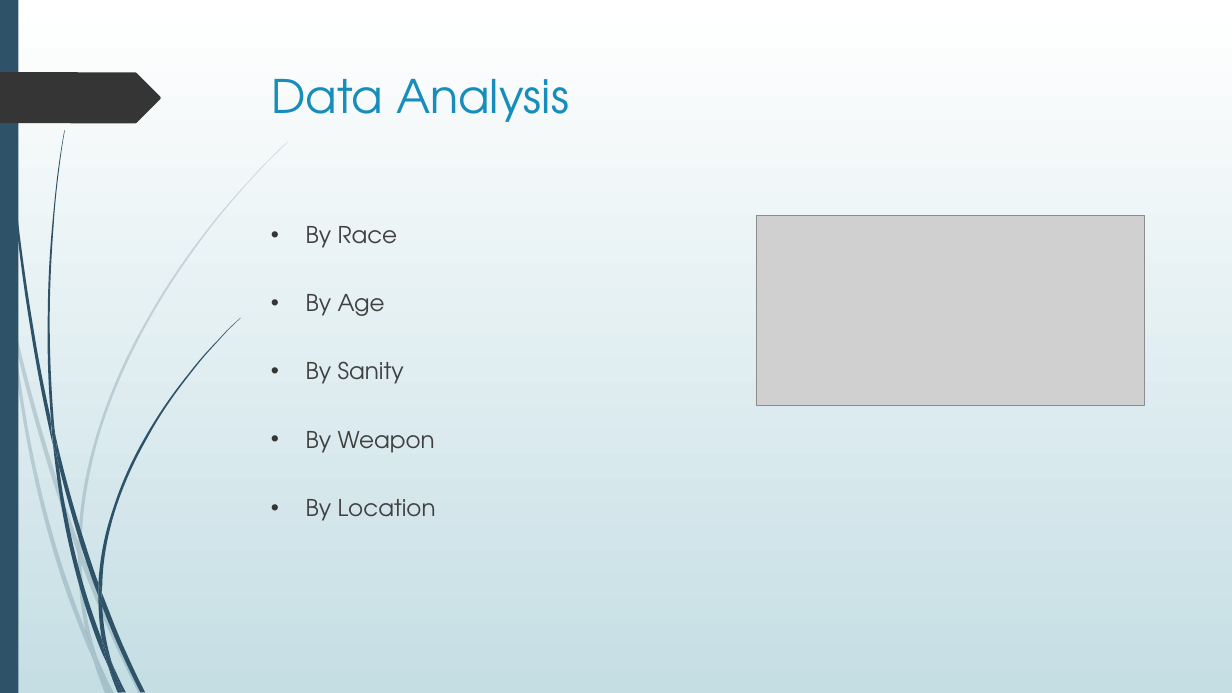
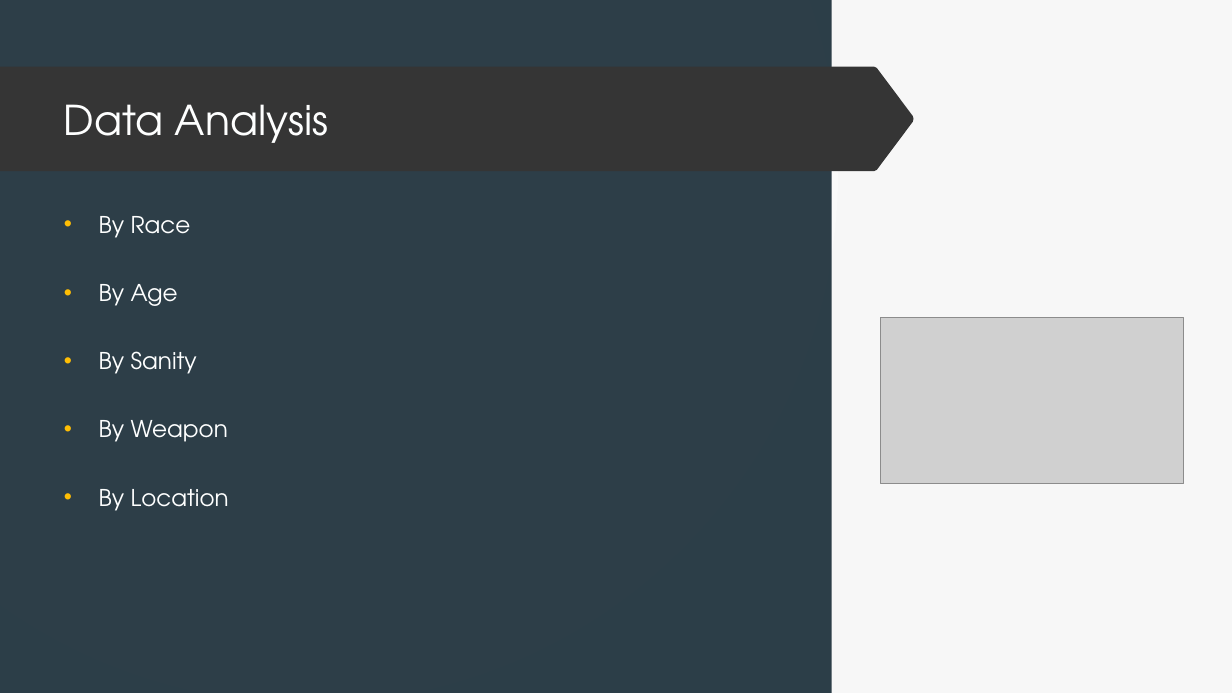
Before and after one commit to dr-natetorious/TIM-7101-Statistics, a slide deck: slide 9 of Section_3_Mgmt_Informed/Week8_Presentation/BachmeierNTIM7101-8.pptx. Drawn at 1232x693 pixels with LibreOffice and Linux fonts; fonts in the diff are those of the drawing; grey boxes stand for pictures. Boxes give left, top, right and bottom in pixels: in the first picture for what was removed or moved away, otherwise in the second. Text is boxed around its words. In the diff, an @@ line names an element or a change of style, - is before the commit and + after.

```diff
--- a/Section_3_Mgmt_Informed/Week8_Presentation/BachmeierNTIM7101-8.pptx
+++ b/Section_3_Mgmt_Informed/Week8_Presentation/BachmeierNTIM7101-8.pptx
@@ background gradient #FFFFFF to #C5DEE5 to gradient #FFFFFF to #F8F8F8 @@
@@ rectangle added at (0,0,1232,693), fill gradient #FFFFFF to #F8F8F8 @@
@@ rectangle added at (0,0,832,693), fill #172934 at 90% opacity @@
@@ freeform shape added at (0,67,914,171), fill #353535 @@
@@ title "Data Analysis": place and size @@
-title "Data Analysis" at (271,79,569,122)
+title "Data Analysis" at (64,104,329,143)
@@ title "Data Analysis" at (64,104,329,143): size 36 to 32 pt, text colour #178DBB to #FEFFFF; vertical alignment top to middle @@
@@ text "By Race": place and size @@
-text "By Race" at (306,226,436,521)
+text "By Race" at (99,216,229,511)
@@ text "By Race" at (99,216,229,511): text colour #404040 to #FEFFFF; bullet colour #353535 to #FFBE04 @@
@@ picture: place and size @@
-picture at (757,215,1145,406)
+picture at (881,317,1184,483)
```
Also in this commit, not shown: 1 other slide changed, 1 slide added.
